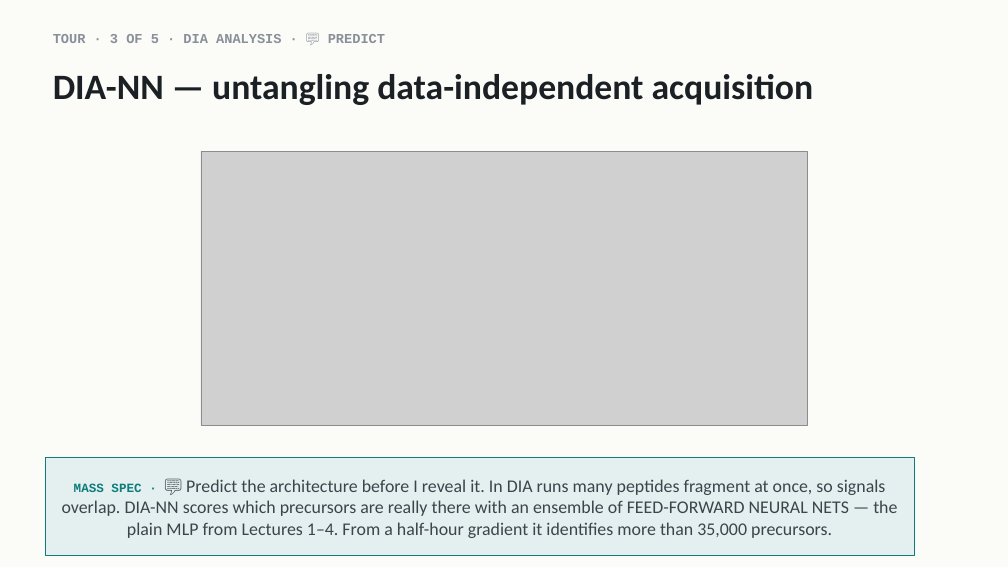
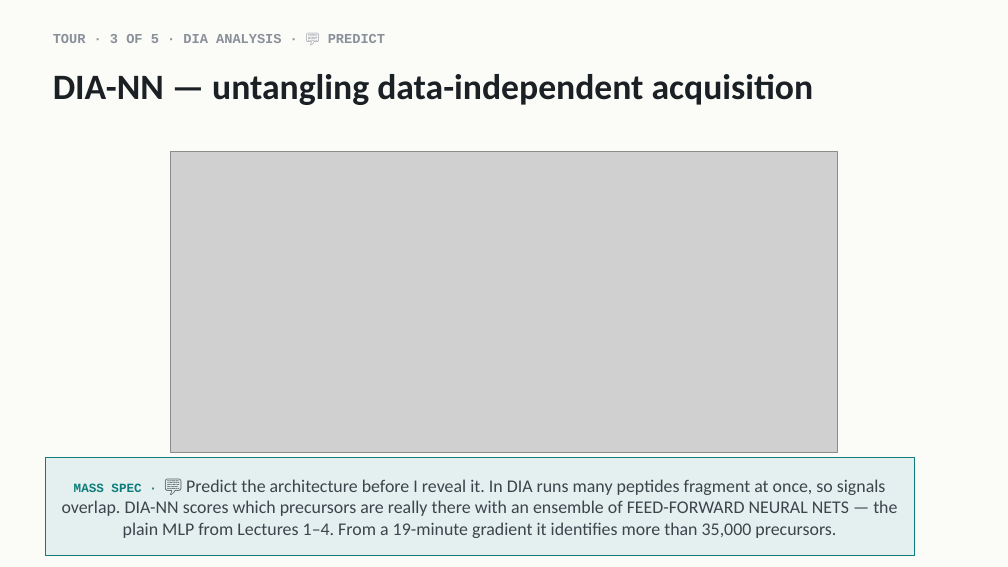
Before and after one commit to indigobio/msacl_dl_course, a slide deck: slide 33 of slides/pptx/lecture13_llms_landscape.pptx (slide 29 before the commit). Drawn at 1008x567 pixels with LibreOffice and Linux fonts; fonts in the diff are those of the drawing; grey boxes stand for pictures. Boxes give left, top, right and bottom in pixels: in the first picture for what was removed or moved away, otherwise in the second. Text is boxed around its words. In the diff, an @@ line names an element or a change of style, - is before the commit and + after.

```diff
--- a/slides/pptx/lecture13_llms_landscape.pptx
+++ b/slides/pptx/lecture13_llms_landscape.pptx
@@ picture: place and size @@
-picture at [201, 151, 808, 426]
+picture at [171, 151, 837, 453]
@@ text in rectangle at [62, 479, 897, 538]: text changed @@
-MASS SPEC · 💬 Predict the architecture before I reveal it. In DIA runs many peptides fragment at once, so signals overlap. DIA-NN scores which precursors are really there with an ensemble of FEED-FORWARD NEURAL NETS — the plain MLP from Lectures 1–4. From a half-hour gradient it identifies more than 35,000 precursors.
+MASS SPEC · 💬 Predict the architecture before I reveal it. In DIA runs many peptides fragment at once, so signals overlap. DIA-NN scores which precursors are really there with an ensemble of FEED-FORWARD NEURAL NETS — the plain MLP from Lectures 1–4. From a 19-minute gradient it identifies more than 35,000 precursors.
```
Also in this commit, not shown: 6 other slides changed, 10 slides added, 3 other files.
